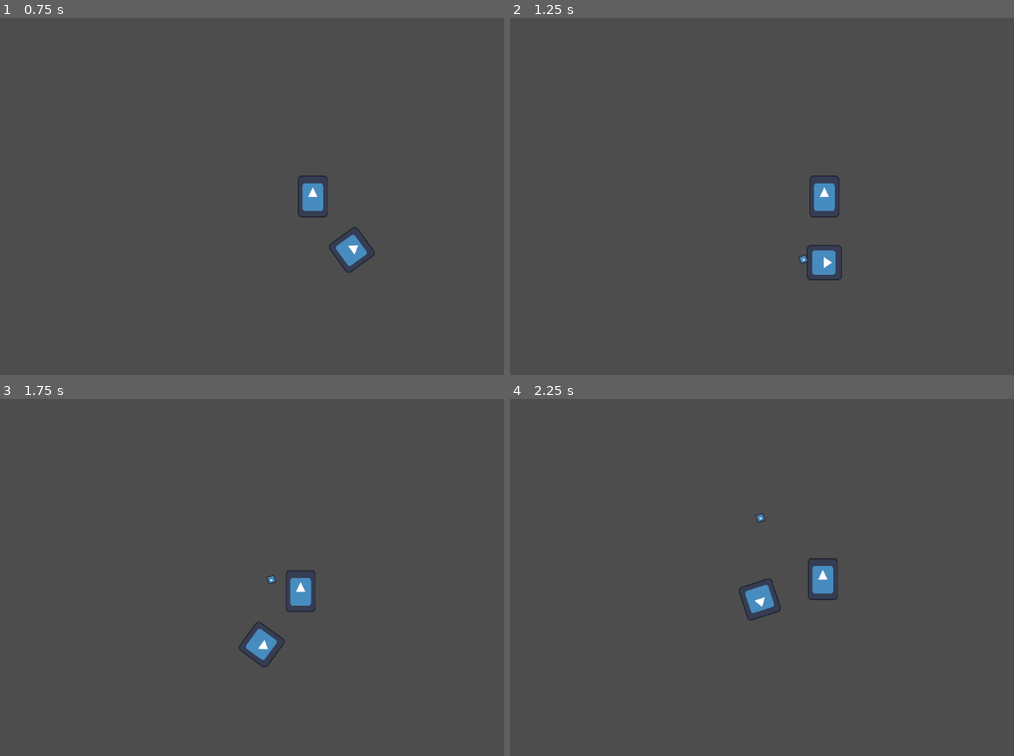
Above: before the commit, frames 1-4 (two rows, left to right).
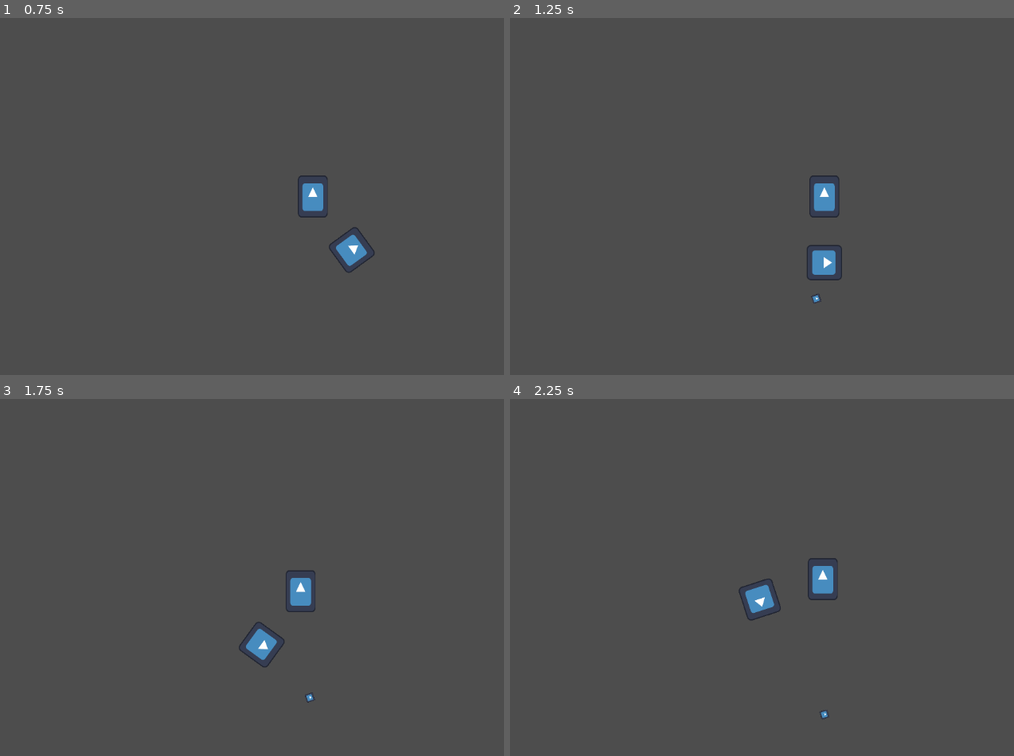
Above: after the commit, the same moments.

Repository: ACristoff/strangecompanion
Game: Godot game, scene res://game/manager.tscn
Two runs of this game, one before a commit and one after it. Both use one fixed random seed, a clock stepped at 60 frames per second and the inputs below. The engine's default icon, where the game draws it, is replaced by a stand-in: a white triangle on a blue panel in a dark square.
Inputs:
- Up to frame 1 (0.75 s): hold Right (ui_right) from 0.53 s (still down)
- Up to frame 2 (1.25 s): keep holding Right (ui_right)
- Up to frame 3 (1.75 s): release Right (ui_right) at 1.28 s; hold Down (ui_down) from 1.28 s (still down)
- Up to frame 4 (2.25 s): release Down (ui_down) at 2.03 s; hold Right (ui_right) from 2.03 s (still down)

Frame 1 is identical in both runs. In frame 2, less than 0.1% of the frame differs, in the area x 57-62%, y 66-80%; in frame 3, less than 0.1%; in frame 4, less than 0.1%.

Commit message:
bullet travel o my lord

Diff:
--- a/game/player/bullet.gd
+++ b/game/player/bullet.gd
@@ -1,10 +1,9 @@
 extends Node2D
 
-@export var speed = 400
-#var velocity = Vector2.RIGHT
-#var velocity = Vector2.RIGHT
+@export var speed = 300
+
 #var direction = global_transform.basis_xform(Vector2.RIGHT)
-var rotation_vector = Vector2.UP.rotated(rotation)
+#var rotation_vector = Vector2.UP.rotated(rotation)
 # Called when the node enters the scene tree for the first time.
 func _ready():
 	pass # Replace with function body.
@@ -12,11 +11,5 @@
 
 # Called every frame. 'delta' is the elapsed time since the previous frame.
 func _process(delta):
-	#position += rotation_vector * delta
-	#print(rotation_vector)
-	#position += velocity * delta
-	#position.x += speed * delta
-	#position += speed * delta
-	#print(self.rotation)
-	#move_and_slide()
+	position += transform.x * speed * delta
 	pass
--- a/game/player/bullet.tscn
+++ b/game/player/bullet.tscn
@@ -7,7 +7,6 @@
 
 [node name="Bullet" type="Area2D"]
 script = ExtResource("1_fdory")
-speed = 10
 
 [node name="Sprite2D" type="Sprite2D" parent="."]
 scale = Vector2(0.118164, 0.118164)
--- a/game/player/witch.gd
+++ b/game/player/witch.gd
@@ -58,8 +58,6 @@
 	move_and_slide()
 	pass
 
-#TODO Shooting from companion node
-
 #TODO On Hit
 
 
@@ -67,14 +65,9 @@
 	var lode_pos = lode.global_position
 	var my_pos = self.global_position
 	var angle = my_pos.angle_to_point(lode_pos)
-	#prints(rad_to_deg(angle), lode_pos, my_pos)
 	var new_bullet = BULLET.instantiate()
 	get_parent().add_child(new_bullet)
-	new_bullet.rotation_degrees = rad_to_deg(angle) + 90
-	#new_bullet.rotation = angle
-	#prints(new_bullet.rotation, angle)
+	new_bullet.rotation_degrees = rad_to_deg(angle)
 	new_bullet.global_position = lode.global_position
-
 	#new_bullet.velocity = new_bullet.velocity.rotated(angle)
-	#print(new_bullet.velocity)
 	pass # Replace with function body.
